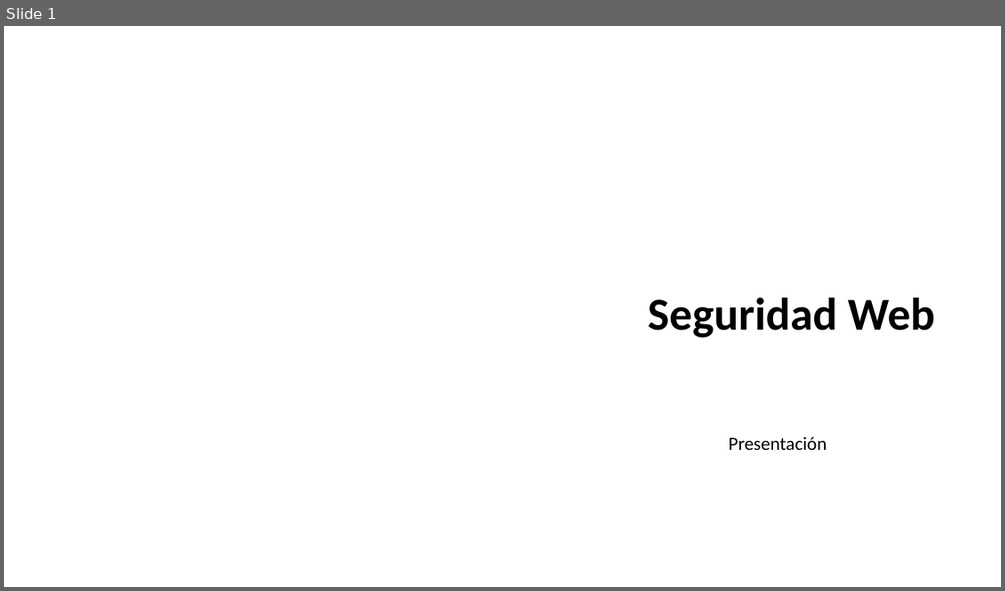
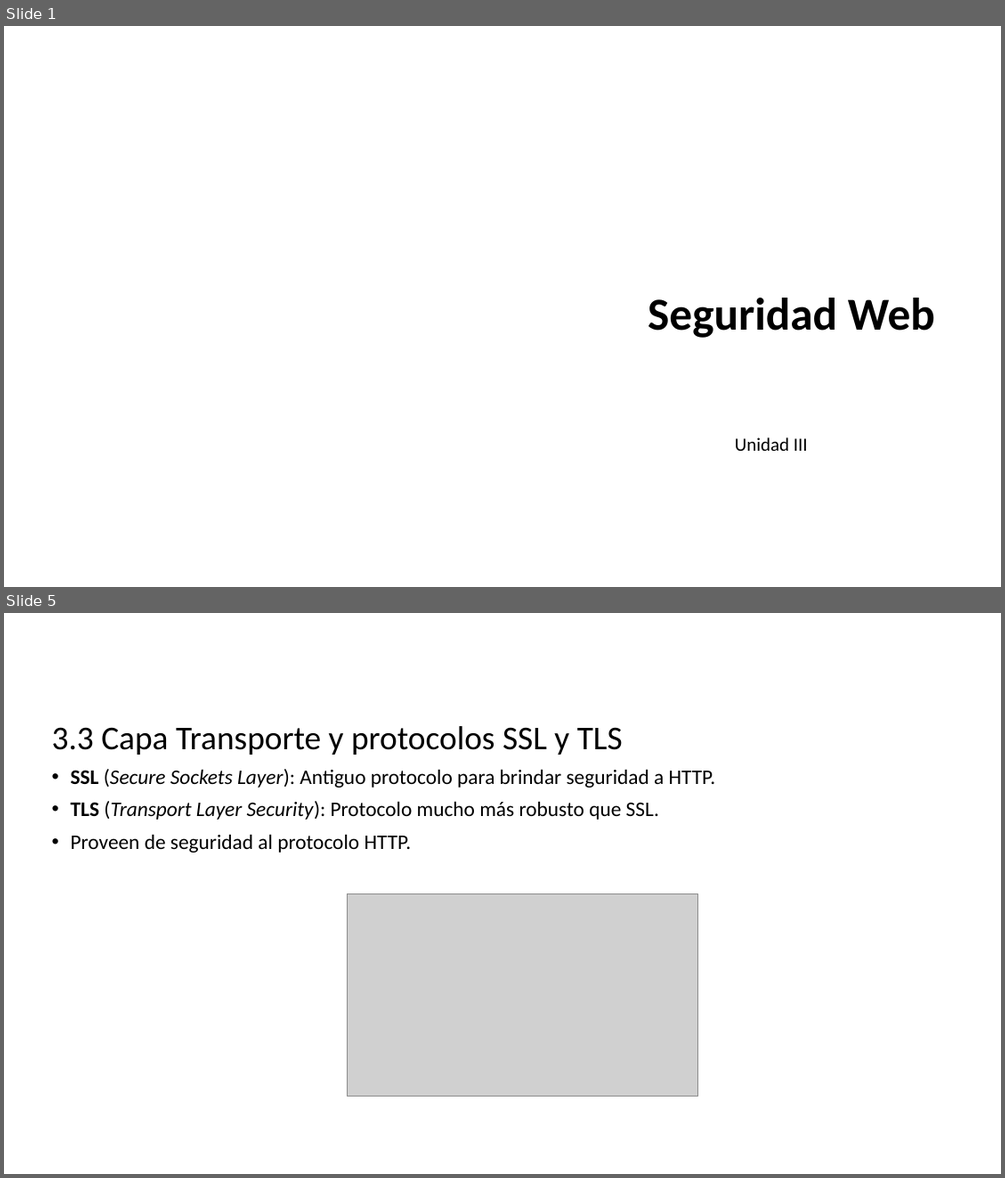
Before and after one commit to dcevallossalas/ITQ, a slide deck: Clases/Unidad3.pptx. Shown one above the other, each under a label of ours: slide 1 before the commit, slides 1 and 5 after it; the slides between them are not shown. The pictures are 1005x591 and 1005x1178 pixels, drawn with LibreOffice and Linux fonts; fonts in the diff are those of the drawing; grey boxes stand for pictures; background and template pictures are left out. Boxes give left, top, right and bottom in pixels: in the first picture for what was removed or moved away, otherwise in the second. Text is boxed around its words. In the diff, an @@ line names an element or a change of style, - is before the commit and + after.

Commit message:
Unidad 3
Unidad 3

```diff
--- a/Clases/Unidad3.pptx
+++ b/Clases/Unidad3.pptx
@@ slide 5 added at bbox=[4, 613, 1001, 1174], background picture (left out) @@
@@ title added at bbox=[52, 726, 623, 755], 32 pt, text #000000 @@
+3.3 Capa Transporte y protocolos SSL y TLS
@@ text added at bbox=[71, 769, 716, 852], 20 pt, text #000000 @@
+• SSL (Secure Sockets Layer): Antiguo protocolo para brindar seguridad a HTTP.
+• TLS (Transport Layer Security): Protocolo mucho más robusto que SSL.
+• Proveen de seguridad al protocolo HTTP.
@@ picture added at bbox=[348, 893, 698, 1096] @@
@@ slide 1 changed as well @@
@@ text at bbox=[735, 437, 808, 451]: text changed @@
-Presentación
+Unidad III
```
Also in this commit, not shown: 7 other slides added, 1 slide removed, 4 other files.
